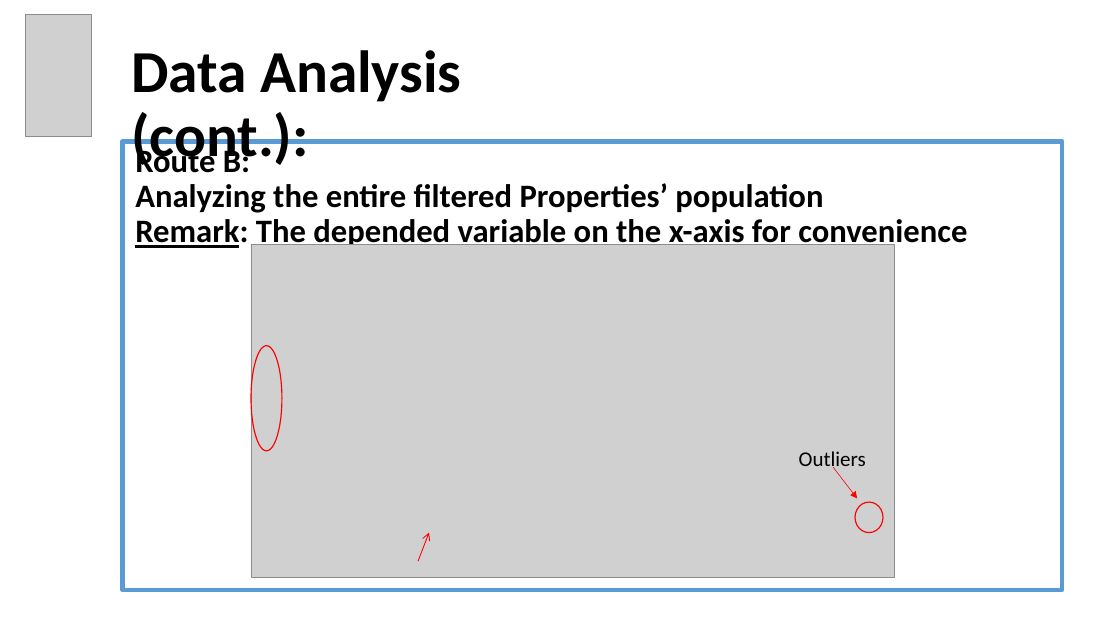
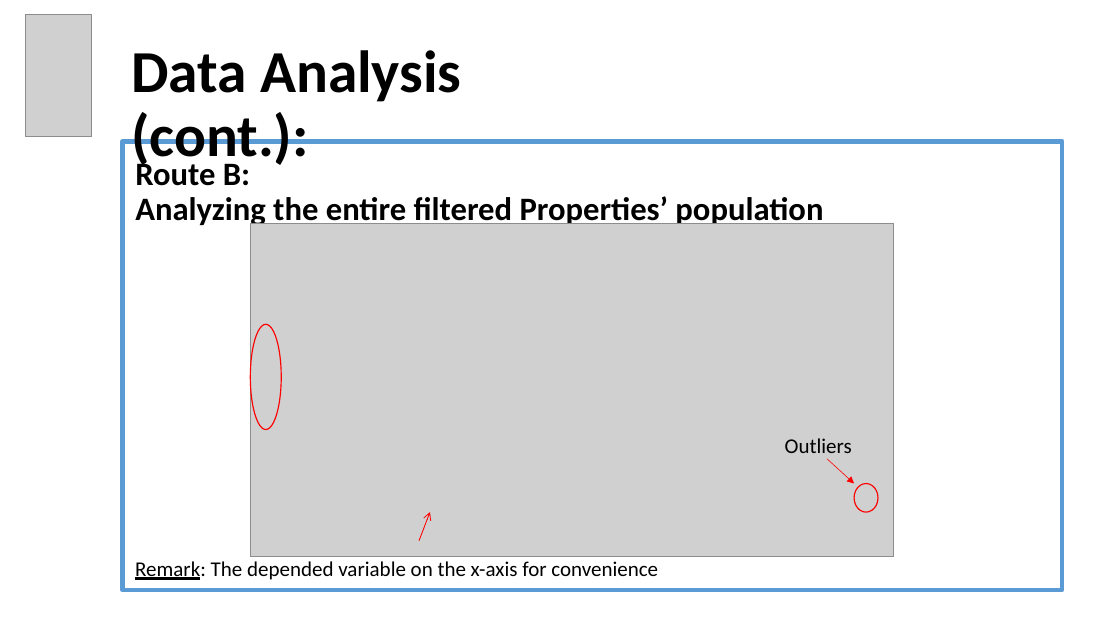
Before and after one commit to EyalVultz/Fianl-Project-Data-Analyst-Program-Hebrew-University-of-Jerusalem-Class-4-Group-2, a slide deck: slide 12 of Final Project Data Analyst Program Hebrew University of Jerusalem Class No. 4 Group 2.pptx. Drawn at 1120x630 pixels with LibreOffice and Linux fonts; fonts in the diff are those of the drawing; grey boxes stand for pictures. Boxes give left, top, right and bottom in pixels: in the first picture for what was removed or moved away, otherwise in the second. Text is boxed around its words. In the diff, an @@ line names an element or a change of style, - is before the commit and + after.

```diff
--- a/Final Project Data Analyst Program Hebrew University of Jerusalem Class No. 4 Group 2.pptx
+++ b/Final Project Data Analyst Program Hebrew University of Jerusalem Class No. 4 Group 2.pptx
@@ text at (135,216,967,251): paragraph removed @@
-Remark: The depended variable on the x-axis for convenience
@@ 1 picture, 1 arrow, 1 ellipse: place and size @@
-1 picture, 1 arrow, 1 ellipse at (251,245,895,578)
+1 picture, 1 arrow, 1 ellipse at (250,223,894,556)
@@ text "Outliers" rewrapped from (799,451,866,473) to (785,438,852,453) @@
@@ arrow moved from (833, 467) - (857, 499) to (828, 459) - (854, 484) @@
@@ ellipse: place and size @@
-ellipse at (855,502,883,533)
+ellipse at (854,484,878,513)
@@ text added at (135,561,658,580), 18 pt, text #000000 @@
+Remark: The depended variable on the x-axis for convenience
```
Also in this commit, not shown: 2 other slides changed.
